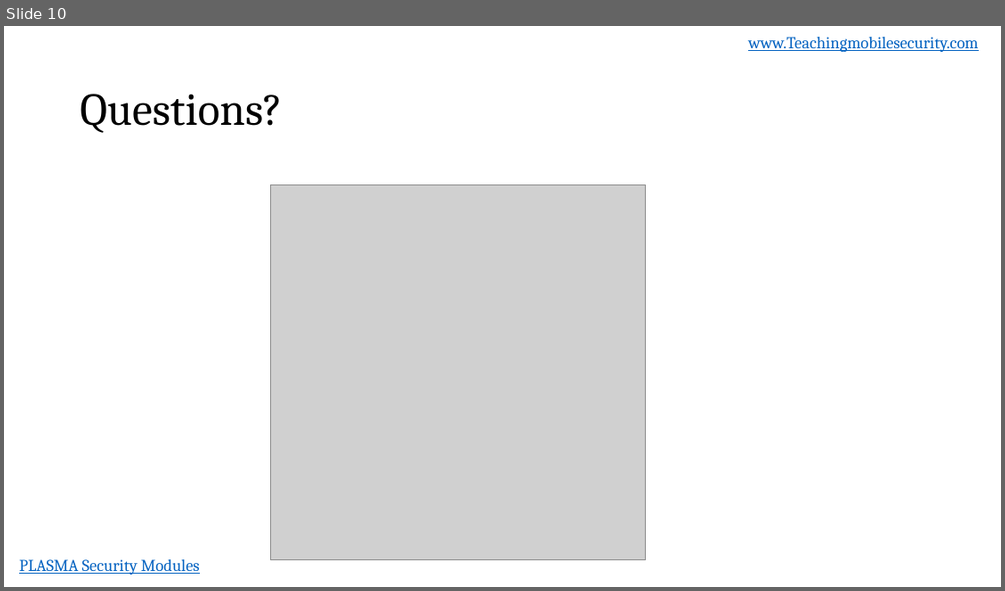
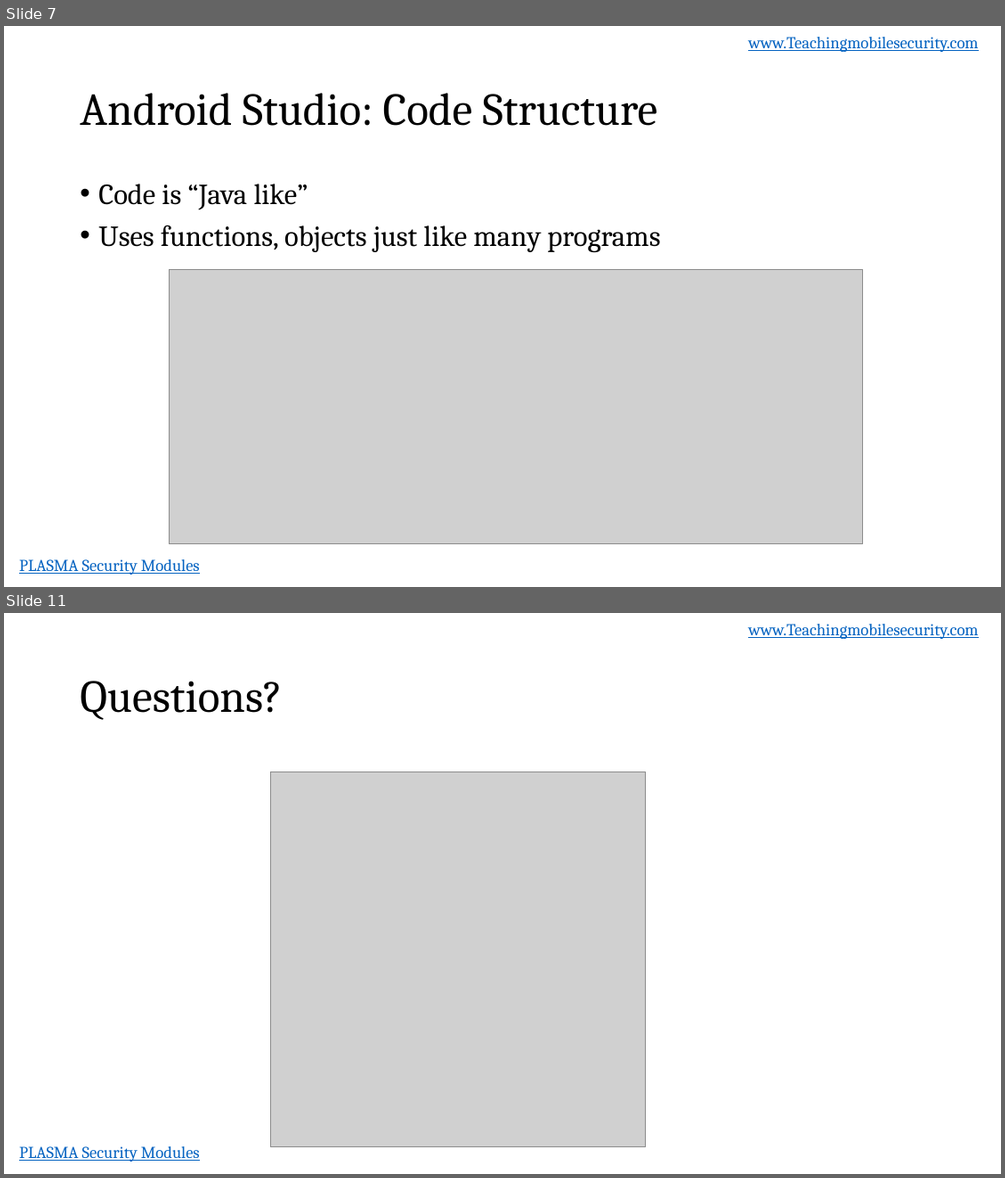
Before and after one commit to dan7800/VulnerableAndroidAppOracle, a slide deck: Vulnerabilities/AndroidIntro/AndroidIntroduction.pptx. Shown one above the other, each under a label of ours: slide 10 before the commit, slides 7 and 11 after it; the slides between them are not shown. The pictures are 1005x591 and 1005x1178 pixels, drawn with LibreOffice and Linux fonts; fonts in the diff are those of the drawing; grey boxes stand for pictures; background and template pictures are left out. Boxes give left, top, right and bottom in pixels: in the first picture for what was removed or moved away, otherwise in the second. Text is boxed around its words. In the diff, an @@ line names an element or a change of style, - is before the commit and + after.

```diff
--- a/Vulnerabilities/AndroidIntro/AndroidIntroduction.pptx
+++ b/Vulnerabilities/AndroidIntro/AndroidIntroduction.pptx
@@ slide 7 added at [4, 26, 1001, 587], background #FFFFFF; not listed: 2 template elements that a slide beside it also shows @@
@@ title added at [80, 93, 658, 126], 44 pt, text #000000 @@
+Android Studio: Code Structure
@@ text added at [98, 184, 660, 252], 28 pt, text #000000 @@
+• Code is “Java like”
+• Uses functions, objects just like many programs
@@ picture added at [169, 270, 863, 544] @@
@@ what was slide 10 is now slide 11 @@
```
Also in this commit, not shown: 2 slides changed, 7 other slides added, 7 slides removed.
